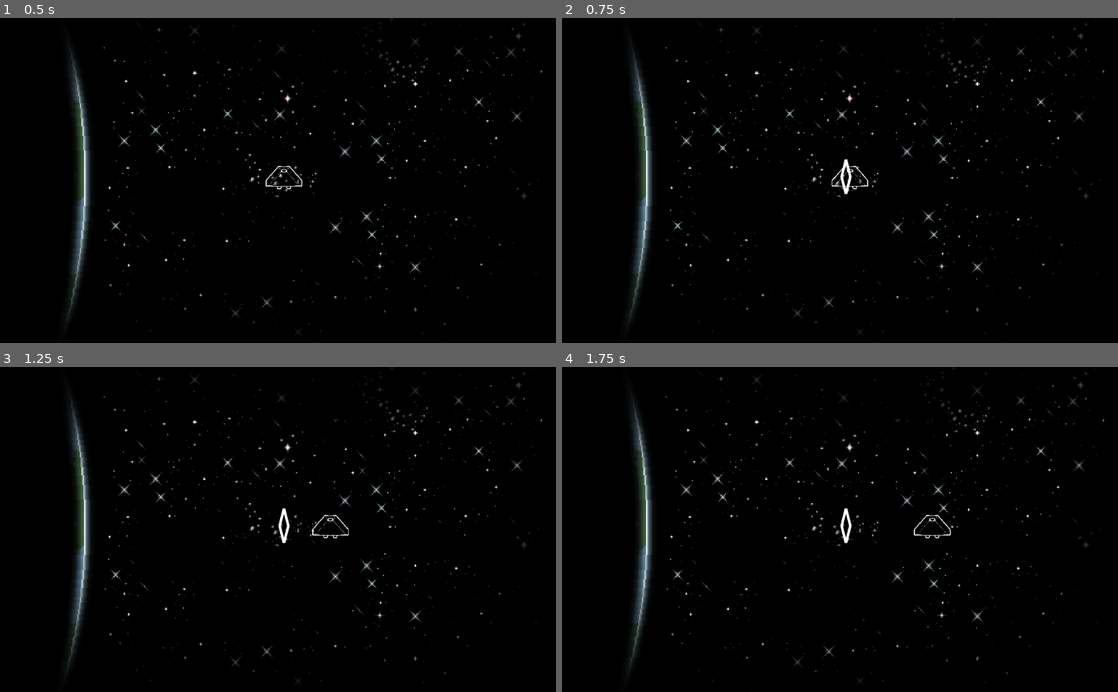
Above: before the commit, frames 1-4 (two rows, left to right).
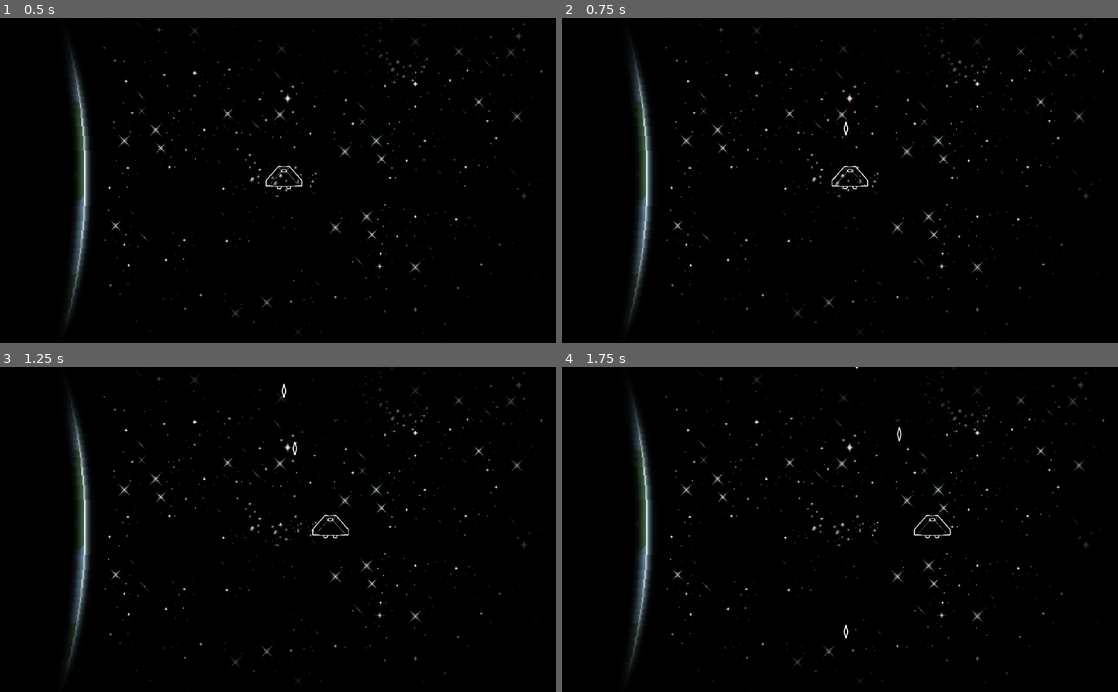
Above: after the commit, the same moments.

Repository: iubaldo/The-First-Law
Game: Godot game, scene res://Scenes/Main Scene.tscn
Two runs of this game, one before a commit and one after it. Both use one fixed random seed, a clock stepped at 60 frames per second and the inputs below.
Inputs:
- Up to frame 1 (0.5 s): no input
- Up to frame 2 (0.75 s): tap Enter at 0.5 s; hold Right (ui_right) from 0.53 s (still down); hold Space (shoot) from 0.53 s (still down)
- Up to frame 3 (1.25 s): keep holding Right (ui_right); keep holding Space (shoot); tap ` (bullet0, bound only after the commit) at 0.8 s
- Up to frame 4 (1.75 s): release Right (ui_right) at 1.28 s; release Space (shoot) at 1.28 s; hold Shift (brake) from 1.28 s (still down); tap ` (bullet0, bound only after the commit) at 1.35 s; tap 1 (bullet1, bound only after the commit) at 1.55 s

Frame 1 is identical in both runs. In frame 2, 0.1% of the frame differs, in the area x 50-53%, y 31-55%; in frame 3, 0.2%; in frame 4, 0.2%, in the area x 50-62%, y 0-84%.

Commit message:
fully implemented basic bullet shooting

Diff:
--- a/Scenes/Bullet.tscn
+++ b/Scenes/Bullets/BasicBullet.tscn
@@ -1,9 +1,10 @@
 [gd_scene load_steps=3 format=2]
 
 [ext_resource path="res://Sprites/bullet.png" type="Texture" id=1]
-[ext_resource path="res://Scripts/Bullet.gd" type="Script" id=2]
+[ext_resource path="res://Scripts/Bullets/Bullet.gd" type="Script" id=2]
 
 [node name="Bullet" type="Area2D"]
+scale = Vector2( 0.4, 0.4 )
 script = ExtResource( 2 )
 
 [node name="CollisionPolygon2D" type="CollisionPolygon2D" parent="."]
--- /dev/null
+++ b/Scenes/Bullets/ShotgunBullet.tscn
@@ -0,0 +1,17 @@
+[gd_scene load_steps=3 format=2]
+
+[ext_resource path="res://Sprites/bullet.png" type="Texture" id=1]
+[ext_resource path="res://Scripts/Bullets/ShotgunBullet.gd" type="Script" id=2]
+
+[node name="Bullet" type="Area2D"]
+scale = Vector2( 0.4, 0.4 )
+script = ExtResource( 2 )
+
+[node name="CollisionPolygon2D" type="CollisionPolygon2D" parent="."]
+polygon = PoolVector2Array( 0, -32, -10, 0, 0, 32, 10, 0 )
+
+[node name="Sprite" type="Sprite" parent="."]
+texture = ExtResource( 1 )
+
+[connection signal="area_entered" from="." to="." method="_on_Bullet_area_entered"]
+[connection signal="body_entered" from="." to="." method="_on_Bullet_body_entered"]
--- a/Scenes/Main Scene.tscn
+++ b/Scenes/Main Scene.tscn
@@ -27,4 +27,5 @@
 position = Vector2( 523, 293 )
 scale = Vector2( 0.533333, 0.555556 )
 
+[connection signal="area_exited" from="Area Bounds" to="." method="_on_Area_Bounds_area_exited"]
 [connection signal="body_exited" from="Area Bounds" to="." method="_on_Area_Bounds_body_exited"]
--- a/Scenes/Player.tscn
+++ b/Scenes/Player.tscn
@@ -23,3 +23,7 @@
 
 [node name="Bullet Spawn" type="Node2D" parent="."]
 position = Vector2( 0, -45 )
+
+[node name="ShootCD" type="Timer" parent="."]
+wait_time = 0.3
+one_shot = true
--- a/Scripts/Asteroid.gd
+++ b/Scripts/Asteroid.gd
@@ -2,21 +2,11 @@
 class_name Asteroid
 # defines asteroid behavior
 
-
-onready var asteroid01 = preload("res://Scenes/Asteroids/Asteroid 0-1.tscn")
-onready var asteroid02 = preload("res://Scenes/Asteroids/Asteroid 0-2.tscn")
-onready var asteroid03 = preload("res://Scenes/Asteroids/Asteroid 0-3.tscn")
-onready var asteroid11 = preload("res://Scenes/Asteroids/Asteroid 1-1.tscn")
-onready var asteroid12 = preload("res://Scenes/Asteroids/Asteroid 1-2.tscn")
-onready var asteroid13 = preload("res://Scenes/Asteroids/Asteroid 1-3.tscn")
-onready var asteroid21 = preload("res://Scenes/Asteroids/Asteroid 2-1.tscn")
-onready var asteroid22 = preload("res://Scenes/Asteroids/Asteroid 2-2.tscn")
-onready var asteroid23 = preload("res://Scenes/Asteroids/Asteroid 2-3.tscn")
-
+var color: int = 0
 var tier: int = 0
-var t0 = [asteroid01, asteroid02, asteroid03]
-var t1 = [asteroid11, asteroid12, asteroid13]
-var t2 = [asteroid21, asteroid22, asteroid23]
+var t0 = [Globals.asteroid01, Globals.asteroid02, Globals.asteroid03]
+var t1 = [Globals.asteroid11, Globals.asteroid12, Globals.asteroid13]
+var t2 = [Globals.asteroid21, Globals.asteroid22, Globals.asteroid23]
 
 var velocity = Vector2.ZERO
 var rotVelocity = 0
@@ -24,6 +14,24 @@
 
 func _ready():
 	add_to_group("asteroid")
+
+
+func initialize():
+	var rng = RandomNumberGenerator.new()
+	rng.randomize()
+
+	var roll = rng.randi() % 20
+
+	if roll <= 10:
+		color = Globals.colors.white
+
+	match roll:
+		11: color = Globals.colors.red
+		12: color = Globals.colors.orange
+		13: color = Globals.colors.yellow
+		14: color = Globals.colors.green
+		15: color = Globals.colors.blue
+		16: color = Globals.colors.violet
 
 
 func _physics_process(delta):
@@ -55,6 +63,9 @@
 	get_parent().add_child(child1)
 	get_parent().add_child(child2)
 
+	child1.color = self.color
+	child2.color = self.color
+
 	child1.position = Vector2(self.position.x + rng.randi_range(-10, 10), self.position.y + rng.randi_range(-10, 10))
 	child1.velocity = Vector2(rng.randi_range(-10, 10), rng.randi_range(-10, 10))
 	child1.rotVelocity = rng.randi_range(-5, 5)
--- a/Scripts/Bullet.gd
+++ b/Scripts/Bullets/Bullet.gd
@@ -1,12 +1,10 @@
-extends KinematicBody2D
+extends Area2D
 class_name Bullet
 # abstract class that defines bullet behavior
 
-enum colors { red, orange, yellow, green, blue, violet }
-
-var parent
 var color: int = 0
-var velocity = Vector2.ZERO
+var velocity: Vector2
+var speed = 10 * 32
 
 
 func _physics_process(delta):
@@ -19,17 +17,18 @@
 	pass
 
 
-func launch(vel: Vector2, pos: Vector2, rot: float, origin):
-	velocity = vel
+func launch(vec: Vector2, pos: Vector2, rot: float, clr: int):
+	velocity = vec * speed
 	position = pos
 	rotation = rot
-	parent = origin
+	color = clr
 
-	onLaunch(vel, pos, rot, origin)
+	print("launched with vel: " + var2str(velocity))
+	onLaunch(vec, pos, rot, clr)
 
 
 # abstract
-func onLaunch(vel: Vector2, pos: Vector2, rot: float, origin):
+func onLaunch(vec: Vector2, pos: Vector2, rot: float, clr: int):
 	pass
 
 
--- /dev/null
+++ b/Scripts/Bullets/ShotgunBullet.gd
@@ -0,0 +1,10 @@
+extends Bullet
+class_name ShotgunBullet
+
+func onLaunch(vec: Vector2, pos: Vector2, rot: float, clr: int):
+	var bulletInst1 = Globals.basicBulletTemplate.instance()
+	pass
+
+
+func rotateVector(vec : Vector2, delta : float):
+	return Vector2(vec.x * cos(delta) - vec.y * sin(delta), vec.x * sin(delta) + vec.y * cos(delta))
--- a/Scripts/GameManager.gd
+++ b/Scripts/GameManager.gd
@@ -28,7 +28,7 @@
 	pass
 
 
-# teleports entities when they reach the end of the screen
+# teleports player when they reach the end of the screen
 func _on_Area_Bounds_body_exited(body):
 	if body.position.x <= 10:
 		body.position = Vector2(bounds.size.x, body.position.y)
@@ -38,3 +38,14 @@
 		body.position = Vector2(body.position.x, bounds.size.y)
 	elif body.position.y >= bounds.size.y:
 		body.position = Vector2(body.position.x, 0)
+
+
+func _on_Area_Bounds_area_exited(area):
+	if area.position.x <= 10:
+		area.position = Vector2(bounds.size.x, area.position.y)
+	elif area.position.x >= bounds.size.x:
+		area.position = Vector2(0, area.position.y)
+	elif area.position.y <= 10:
+		area.position = Vector2(area.position.x, bounds.size.y)
+	elif area.position.y >= bounds.size.y:
+		area.position = Vector2(area.position.x, 0)
--- /dev/null
+++ b/Scripts/Globals.gd
@@ -0,0 +1,16 @@
+extends Node
+
+enum colors { red, orange, yellow, green, blue, violet, white }
+
+onready var asteroid01 = preload("res://Scenes/Asteroids/Asteroid 0-1.tscn")
+onready var asteroid02 = preload("res://Scenes/Asteroids/Asteroid 0-2.tscn")
+onready var asteroid03 = preload("res://Scenes/Asteroids/Asteroid 0-3.tscn")
+onready var asteroid11 = preload("res://Scenes/Asteroids/Asteroid 1-1.tscn")
+onready var asteroid12 = preload("res://Scenes/Asteroids/Asteroid 1-2.tscn")
+onready var asteroid13 = preload("res://Scenes/Asteroids/Asteroid 1-3.tscn")
+onready var asteroid21 = preload("res://Scenes/Asteroids/Asteroid 2-1.tscn")
+onready var asteroid22 = preload("res://Scenes/Asteroids/Asteroid 2-2.tscn")
+onready var asteroid23 = preload("res://Scenes/Asteroids/Asteroid 2-3.tscn")
+
+onready var basicBulletTemplate = preload("res://Scenes/Bullets/BasicBullet.tscn")
+onready var shotgunBulletTemplate = preload("res://Scenes/Bullets/ShotgunBullet.tscn")
--- a/Scripts/PlayerController.gd
+++ b/Scripts/PlayerController.gd
@@ -1,10 +1,6 @@
 extends KinematicBody2D
 class_name Player
 # handles player controls
-
-
-#preloads
-onready var bulletTemplate = preload("res://Scenes/Bullet.tscn")
 
 
 # movement variables
@@ -14,16 +10,54 @@
 const FRICTION = 0.95
 const ROTATION_SPEED = 5
 
+# shooting variables
+var shootVector: Vector2 = Vector2.UP
+var bulletColor: int = Globals.colors.white
+
 
 func _ready():
 	add_to_group("player")
 
 
 func _input(_event):
-	if Input.is_action_just_pressed("shoot"):
-		var bullet = bulletTemplate.instance()
+	if Input.is_action_pressed("shoot") && $ShootCD.is_stopped():
+		var bullet: Bullet
+
+		match bulletColor:
+			Globals.colors.white: bullet = Globals.basicBulletTemplate.instance() # change later
+			Globals.colors.red: pass
+			Globals.colors.orange: pass
+			Globals.colors.yellow: pass
+			Globals.colors.green: pass
+			Globals.colors.blue: bullet = Globals.shotgunBulletTemplate.instance()
+			Globals.colors.violet: pass
+			_: bullet = Globals.basicBulletTemplate.instance() # change later
+
 		get_parent().add_child(bullet)
-		bullet.position = self.position
+		bullet.launch(shootVector, $"Bullet Spawn".global_position, self.rotation, bulletColor)
+		$ShootCD.start()
+
+	if Input.is_action_just_pressed("bullet0"):
+		bulletColor = Globals.colors.white
+		print("switched to white bullet")
+	elif Input.is_action_just_pressed("bullet1"):
+		bulletColor = Globals.colors.red
+		print("switched to red bullet")
+	elif Input.is_action_just_pressed("bullet2"):
+		bulletColor = Globals.colors.orange
+		print("switched to orange bullet")
+	elif Input.is_action_just_pressed("bullet3"):
+		bulletColor = Globals.colors.yellow
+		print("switched to yellow bullet")
+	elif Input.is_action_just_pressed("bullet4"):
+		bulletColor = Globals.colors.green
+		print("switched to green bullet")
+	elif Input.is_action_just_pressed("bullet5"):
+		bulletColor = Globals.colors.blue
+		print("switched to blue bullet")
+	elif Input.is_action_just_pressed("bullet6"):
+		bulletColor = Globals.colors.violet
+		print("switched to violet bullet")
 
 
 func _physics_process(delta):
@@ -34,6 +68,8 @@
 		rotation += ROTATION_SPEED * delta
 	elif Input.is_action_pressed("rotate_ccw"):
 		rotation -= ROTATION_SPEED * delta
+
+	shootVector = Vector2(sin(rotation), -cos(rotation))
 
 
 func handleMoveInput() -> Vector2:
--- a/project.godot
+++ b/project.godot
@@ -14,20 +14,26 @@
 "language": "GDScript",
 "path": "res://Scripts/Asteroid.gd"
 }, {
-"base": "KinematicBody2D",
+"base": "Area2D",
 "class": "Bullet",
 "language": "GDScript",
-"path": "res://Scripts/Bullet.gd"
+"path": "res://Scripts/Bullets/Bullet.gd"
 }, {
 "base": "KinematicBody2D",
 "class": "Player",
 "language": "GDScript",
 "path": "res://Scripts/PlayerController.gd"
+}, {
+"base": "Bullet",
+"class": "ShotgunBullet",
+"language": "GDScript",
+"path": "res://Scripts/Bullets/ShotgunBullet.gd"
 } ]
 _global_script_class_icons={
 "Asteroid": "",
 "Bullet": "",
-"Player": ""
+"Player": "",
+"ShotgunBullet": ""
 }
 
 [application]
@@ -38,6 +44,7 @@
 [autoload]
 
 GameManager="*res://Scripts/GameManager.gd"
+Globals="*res://Scripts/Globals.gd"
 
 [debug]
 
@@ -101,6 +108,41 @@
 "events": [ Object(InputEventKey,"resource_local_to_scene":false,"resource_name":"","device":0,"alt":false,"shift":false,"control":false,"meta":false,"command":false,"pressed":false,"scancode":16777237,"physical_scancode":0,"unicode":0,"echo":false,"script":null)
  ]
 }
+bullet0={
+"deadzone": 0.5,
+"events": [ Object(InputEventKey,"resource_local_to_scene":false,"resource_name":"","device":0,"alt":false,"shift":false,"control":false,"meta":false,"command":false,"pressed":false,"scancode":96,"physical_scancode":0,"unicode":0,"echo":false,"script":null)
+ ]
+}
+bullet1={
+"deadzone": 0.5,
+"events": [ Object(InputEventKey,"resource_local_to_scene":false,"resource_name":"","device":0,"alt":false,"shift":false,"control":false,"meta":false,"command":false,"pressed":false,"scancode":49,"physical_scancode":0,"unicode":0,"echo":false,"script":null)
+ ]
+}
+bullet2={
+"deadzone": 0.5,
+"events": [ Object(InputEventKey,"resource_local_to_scene":false,"resource_name":"","device":0,"alt":false,"shift":false,"control":false,"meta":false,"command":false,"pressed":false,"scancode":50,"physical_scancode":0,"unicode":0,"echo":false,"script":null)
+ ]
+}
+bullet3={
+"deadzone": 0.5,
+"events": [ Object(InputEventKey,"resource_local_to_scene":false,"resource_name":"","device":0,"alt":false,"shift":false,"control":false,"meta":false,"command":false,"pressed":false,"scancode":51,"physical_scancode":0,"unicode":0,"echo":false,"script":null)
+ ]
+}
+bullet4={
+"deadzone": 0.5,
+"events": [ Object(InputEventKey,"resource_local_to_scene":false,"resource_name":"","device":0,"alt":false,"shift":false,"control":false,"meta":false,"command":false,"pressed":false,"scancode":52,"physical_scancode":0,"unicode":0,"echo":false,"script":null)
+ ]
+}
+bullet5={
+"deadzone": 0.5,
+"events": [ Object(InputEventKey,"resource_local_to_scene":false,"resource_name":"","device":0,"alt":false,"shift":false,"control":false,"meta":false,"command":false,"pressed":false,"scancode":53,"physical_scancode":0,"unicode":0,"echo":false,"script":null)
+ ]
+}
+bullet6={
+"deadzone": 0.5,
+"events": [ Object(InputEventKey,"resource_local_to_scene":false,"resource_name":"","device":0,"alt":false,"shift":false,"control":false,"meta":false,"command":false,"pressed":false,"scancode":54,"physical_scancode":0,"unicode":0,"echo":false,"script":null)
+ ]
+}
 
 [layer_names]
 
